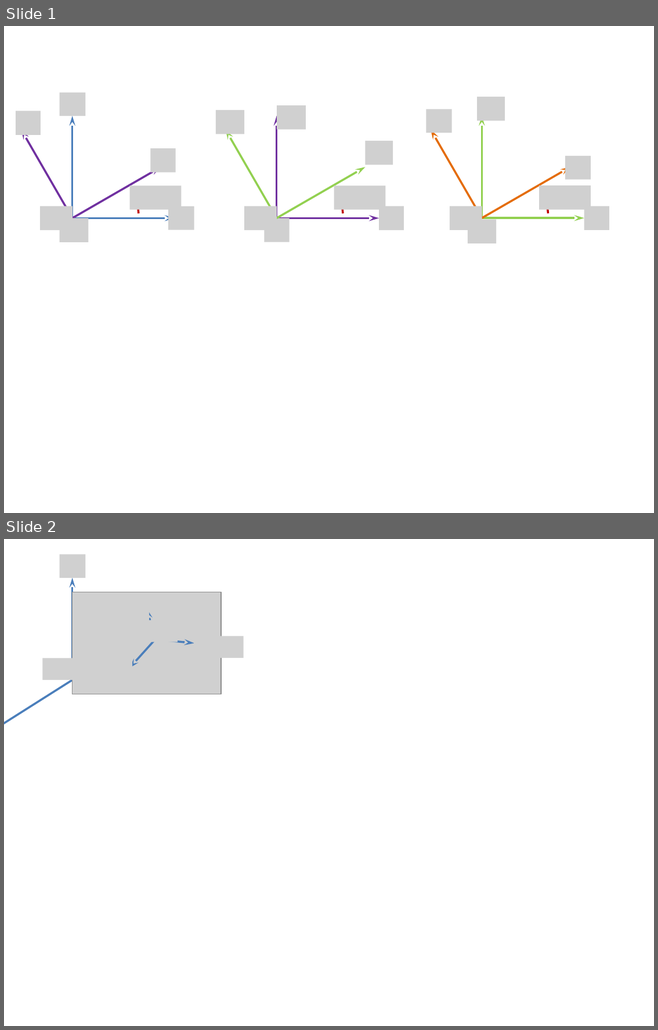
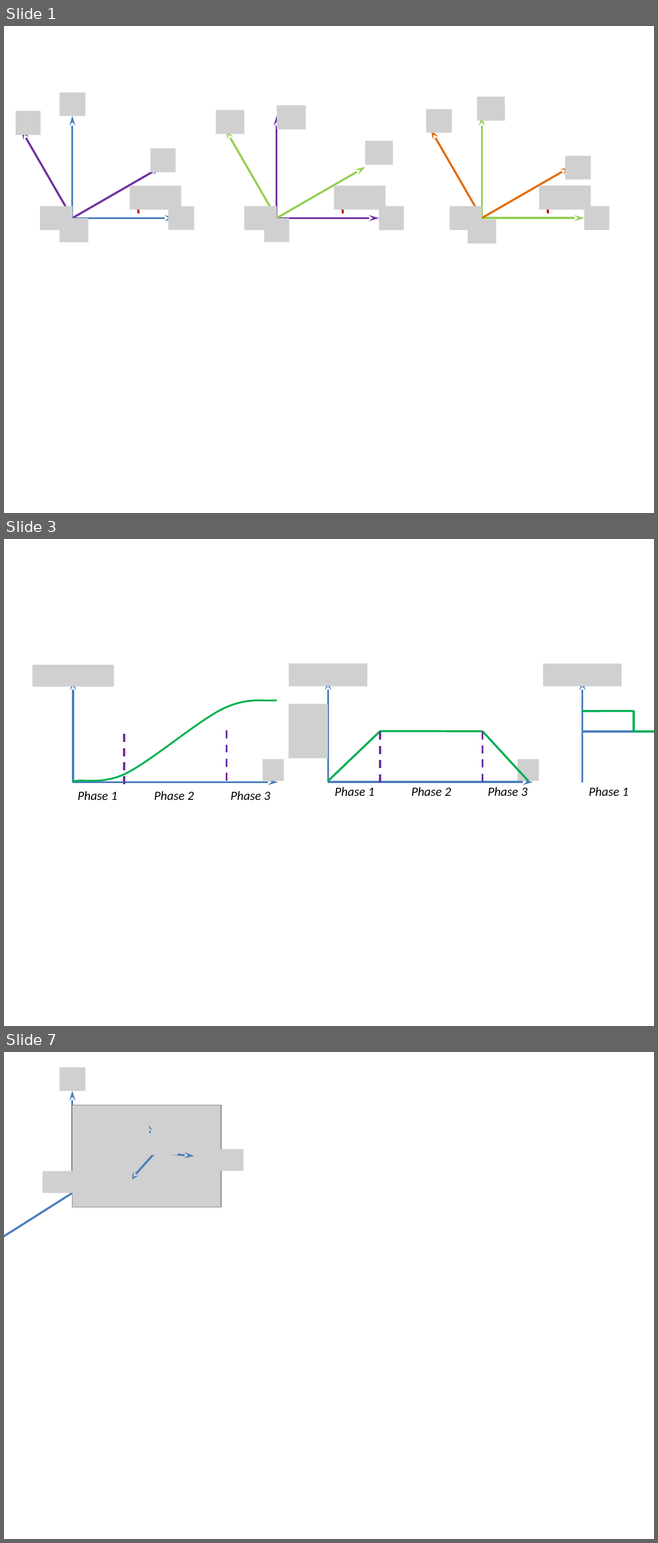
Before and after one commit to xpessoles/CI_03_EtudeCinematique, a slide deck: 05_CinematiqueDuSolide/Cours/png/Figure.pptx. Shown one above the other, each under a label of ours: slides 1 and 2 before the commit, slides 1, 3 and 7 after it; the slides between them are not shown. The pictures are 658x1030 and 658x1543 pixels, drawn with LibreOffice and Linux fonts; fonts in the diff are those of the drawing; grey boxes stand for pictures; background and template pictures are left out. Boxes give left, top, right and bottom in pixels: in the first picture for what was removed or moved away, otherwise in the second. Text is boxed around its words. In the diff, an @@ line names an element or a change of style, - is before the commit and + after.

```diff
--- a/05_CinematiqueDuSolide/Cours/png/Figure.pptx
+++ b/05_CinematiqueDuSolide/Cours/png/Figure.pptx
@@ slide 3 added at <box>4,539,654,1026</box>, background #FFFFFF @@
@@ picture added at <box>32,665,114,687</box> @@
@@ picture added at <box>289,664,367,686</box> @@
@@ picture added at <box>542,664,621,686</box> @@
@@ arrow added from (73, 782) to (73, 681), #4B7EBC 2.25 pt @@
@@ arrow added from (328, 782) to (328, 680), #4B7EBC 2.25 pt @@
@@ arrow added from (582, 783) to (582, 681), #4B7EBC 2.25 pt @@
@@ freeform shape added at <box>72,700,277,782</box>, outline #00B050 2 pt @@
@@ picture added at <box>289,704,328,759</box> @@
@@ line added from (582, 711) to (633, 711), #00B050 2.25 pt @@
@@ line added from (633, 732) to (633, 711), #00B050 2.25 pt @@
@@ line added from (227, 781) to (227, 730), #7030A0 2.25 pt dashed @@
@@ line added from (124, 784) to (124, 734), #7030A0 2.25 pt dashed @@
@@ line added from (328, 781) to (380, 732), #00B050 2.25 pt @@
@@ line added from (380, 732) to (482, 732), #00B050 2.25 pt @@
@@ line added from (380, 783) to (380, 732), #7030A0 2.25 pt dashed @@
@@ line added from (482, 732) to (528, 781), #00B050 2.25 pt @@
@@ line added from (482, 782) to (482, 732), #7030A0 2.25 pt dashed @@
@@ arrow added from (582, 732) to (654, 732), #4B7EBC 2.25 pt @@
@@ line added from (633, 732) to (654, 732), #00B050 2.25 pt @@
@@ picture added at <box>263,759,284,781</box> @@
@@ picture added at <box>517,759,539,781</box> @@
@@ arrow added from (73, 782) to (278, 782), #4B7EBC 2.25 pt @@
@@ arrow added from (328, 782) to (533, 782), #4B7EBC 2.25 pt @@
@@ text added at <box>78,791,117,800</box>, 14 pt, text #000000, italic @@
+Phase 1
@@ text added at <box>154,791,194,800</box>, 14 pt, text #000000, italic @@
+Phase 2
@@ text added at <box>230,791,270,800</box>, 14 pt, text #000000, italic @@
+Phase 3
@@ text added at <box>335,787,374,796</box>, 14 pt, text #000000, italic @@
+Phase 1
@@ text added at <box>411,787,451,796</box>, 14 pt, text #000000, italic @@
+Phase 2
@@ text added at <box>488,787,527,796</box>, 14 pt, text #000000, italic @@
+Phase 3
@@ text added at <box>589,787,628,796</box>, 14 pt, text #000000, italic @@
+Phase 1
@@ what was slide 2 is now slide 7 @@
```
Also in this commit, not shown: 4 other slides added, 4 other files.
